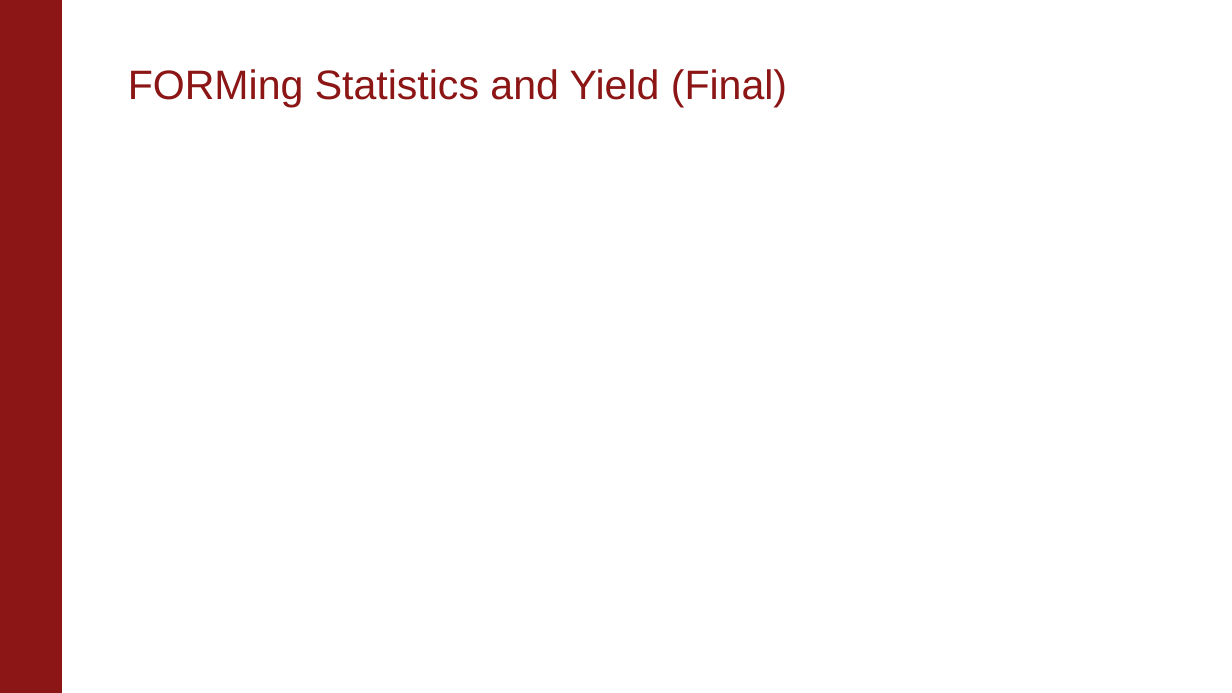
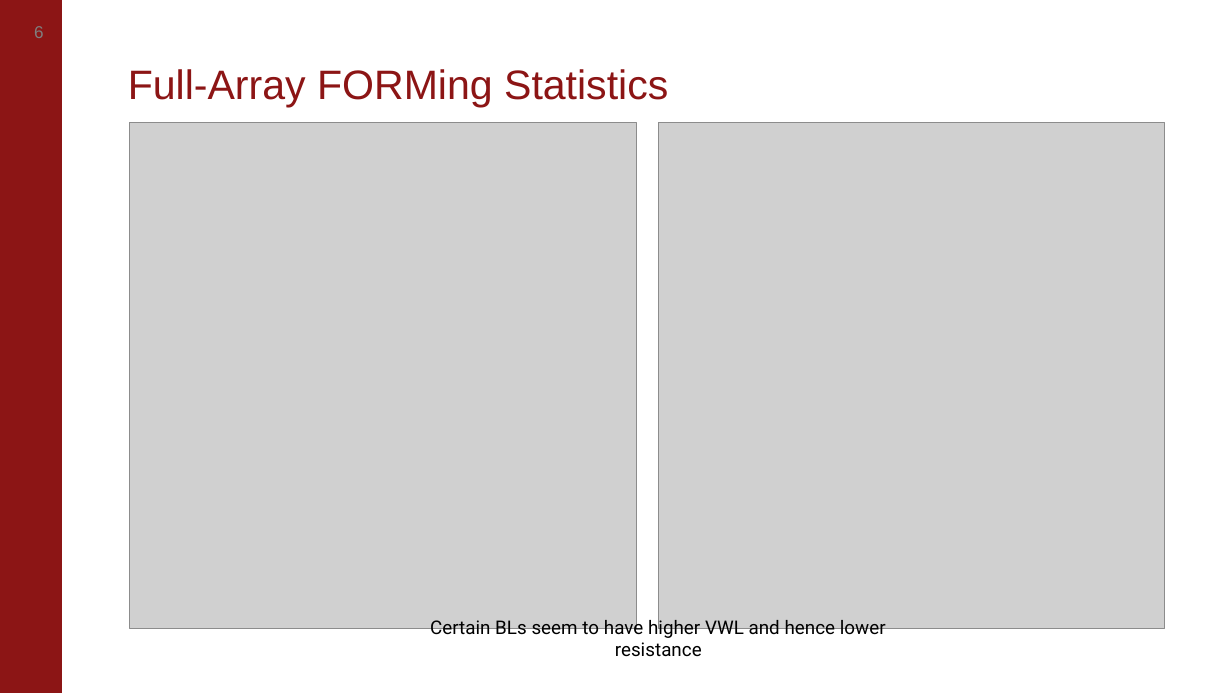
Before and after one commit to akashlevy/NI-RRAM-Test-Setup, a slide deck: slide 6 of presentations/Updates 2-4-21.pptx (slide 7 before the commit). Drawn at 1232x693 pixels with LibreOffice and Linux fonts; fonts in the diff are those of the drawing; grey boxes stand for pictures; background and template pictures are left out. Boxes give left, top, right and bottom in pixels: in the first picture for what was removed or moved away, otherwise in the second. Text is boxed around its words. In the diff, an @@ line names an element or a change of style, - is before the commit and + after.

```diff
--- a/presentations/Updates 2-4-21.pptx
+++ b/presentations/Updates 2-4-21.pptx
@@ page number added at bbox=[34, 26, 44, 38], 10 pt, text #7F7F7F @@
+6
@@ title at bbox=[128, 69, 668, 107]: text changed @@
-FORMing Statistics and Yield (Final)
+Full-Array FORMing Statistics
@@ picture added at bbox=[129, 122, 636, 628] @@
@@ picture added at bbox=[658, 122, 1164, 628] @@
@@ text added at bbox=[430, 616, 886, 657], 11 pt, text #000000 @@
+Certain BLs seem to have higher VWL and hence lower resistance
```
Also in this commit, not shown: 4 other slides changed, 4 slides added, 1 slide removed, 8 other files.
